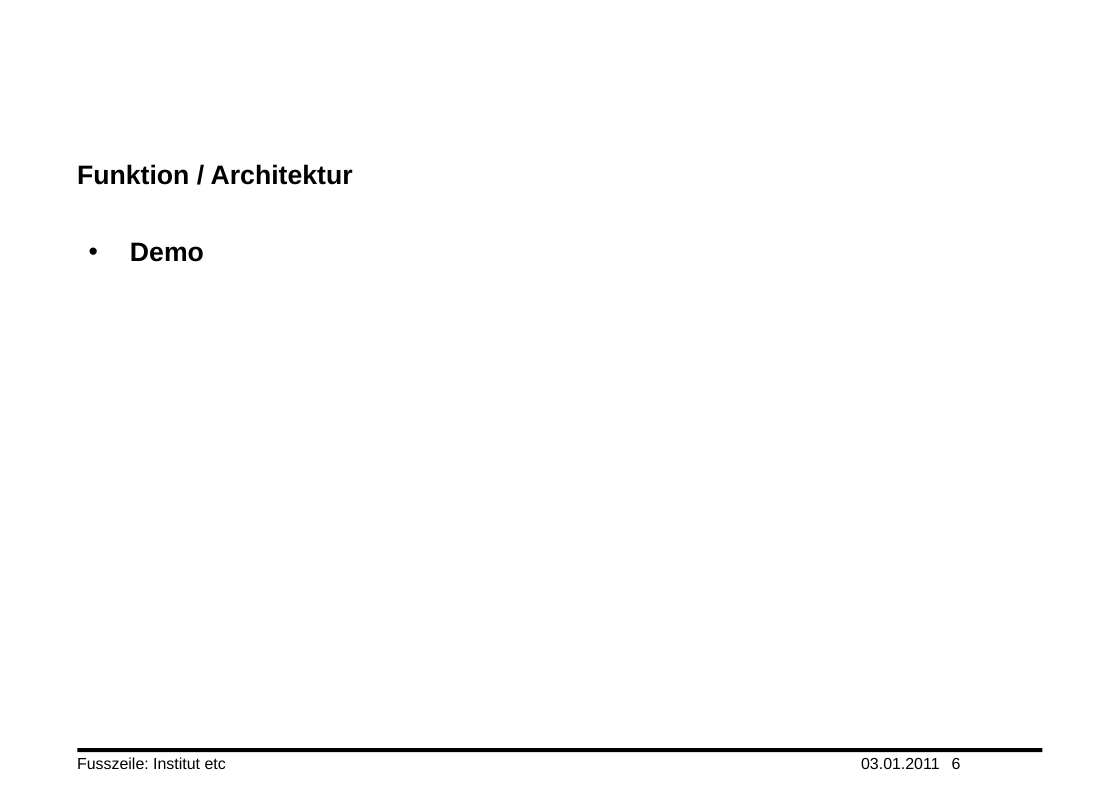
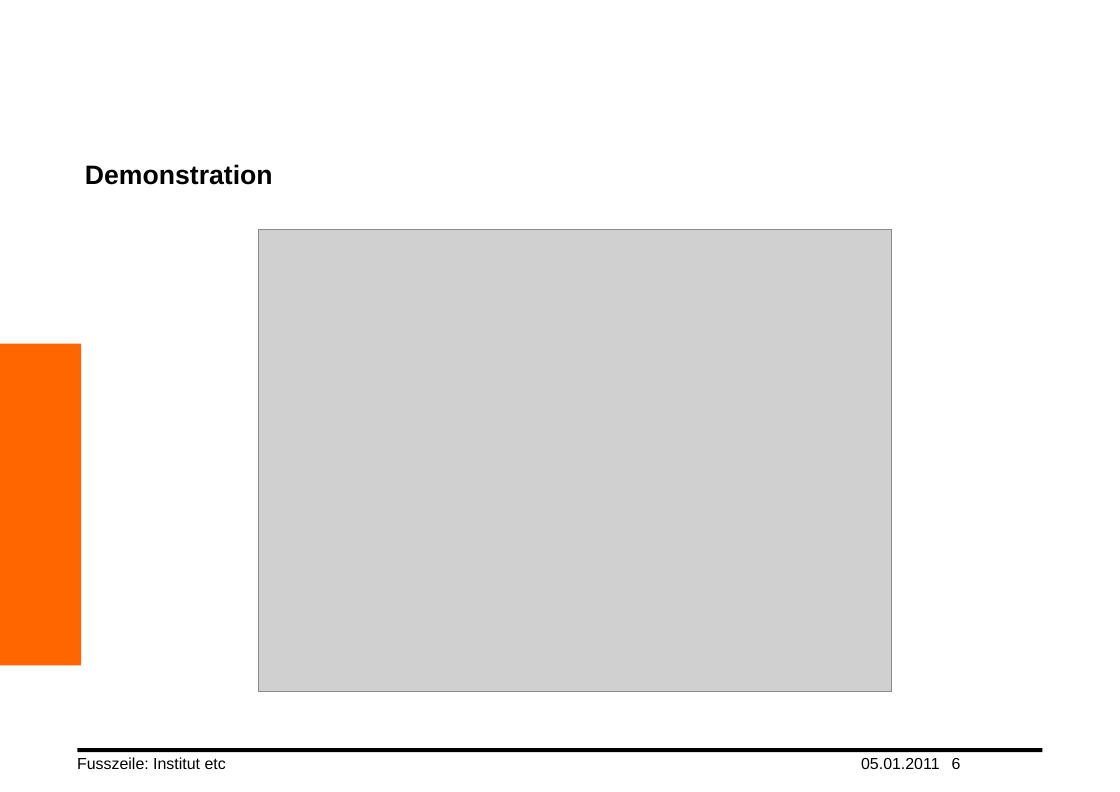
Before and after one commit to yuai/newtonscheaxiom, a slide deck: slide 6 of wiki/truong_xander.pptx. Drawn at 1120x792 pixels with LibreOffice and Linux fonts; fonts in the diff are those of the drawing; grey boxes stand for pictures; background and template pictures are left out. Boxes give left, top, right and bottom in pixels: in the first picture for what was removed or moved away, otherwise in the second. Text is boxed around its words. In the diff, an @@ line names an element or a change of style, - is before the commit and + after.

```diff
--- a/wiki/truong_xander.pptx
+++ b/wiki/truong_xander.pptx
@@ title at (x1=85, y1=164, x2=273, y2=185): text changed @@
-Funktion / Architektur
+Demonstration
@@ picture added at (x1=259, y1=230, x2=892, y2=693) @@
@@ text removed at (x1=130, y1=242, x2=204, y2=262) @@
-• Demo
@@ rectangle added at (x1=0, y1=344, x2=81, y2=666), fill #FF6600 @@
@@ text at (x1=861, y1=758, x2=940, y2=769): text changed @@
-03.01.2011
+05.01.2011
```
Also in this commit, not shown: 9 other slides changed, 1 slide removed.
